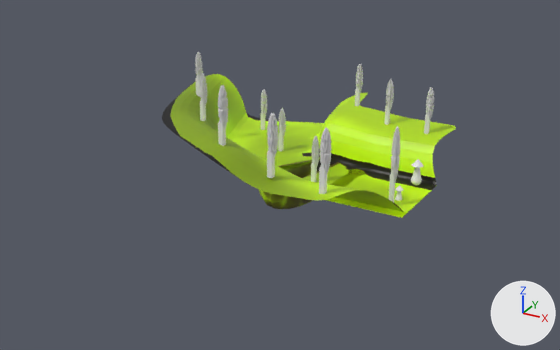
What one commit did to the Blender file raw/levels.blend.
One viewpoint serves both versions: a camera (50 mm lens) standing at (49.6, -131.6, 65.4) and looking at (-28.3, 10.2, -5.5). The lights are fixed; the arrows at lower right show +X, +Y and +Z.

Script lines for the objects in view, before the commit:
```python
ob_ground_visual = bpy.data.objects.new('ground_visual', me_ground)
ob_ground_visual.location = (0.0, 0.0, 0.0)
ob_ground_visual.scale = (7.18, 7.18, 13.6)
ob_tree = bpy.data.objects.new('Tree', None)
ob_tree.location = (-3.8, -18.2, 7.3)
ob_tree.scale = (0.259, 0.259, 0.259)
ob_tree_001 = bpy.data.objects.new('Tree.001', None)
ob_tree_001.location = (-15.0, -17.0, 7.7)
ob_tree_001.scale = (0.259, 0.259, 0.259)
ob_tree_002 = bpy.data.objects.new('Tree.002', None)
ob_tree_002.location = (-27.2, -14.4, 10.3)
ob_tree_002.scale = (0.259, 0.259, 0.259)
ob_tree_003 = bpy.data.objects.new('Tree.003', None)
ob_tree_003.location = (-38.0, -5.0, 11.0)
ob_tree_003.scale = (0.21, 0.21, 0.21)
ob_tree_005 = bpy.data.objects.new('Tree.005', None)
ob_tree_005.location = (3.0, 17.3, 8.2)
ob_tree_005.scale = (0.21, 0.21, 0.21)
ob_tree_010 = bpy.data.objects.new('Tree.010', None)
ob_tree_010.location = (-38.4, 20.5, 0.6)
ob_tree_010.scale = (0.21, 0.21, 0.21)
ob_tree_011 = bpy.data.objects.new('Tree.011', None)
ob_tree_011.location = (3.7, -3.5, 0.2)
ob_tree_011.scale = (0.21, 0.21, 0.34)
ob_treecol = bpy.data.objects.new('TreeCol', me_treecollision)
ob_treecol.location = (-0.323, -1.037, 0.241)
ob_treecol.scale = (2.02, 2.02, 1.0)
# also in view: 'ground_nav' at (-19.7, 11.3, 0.6)
```
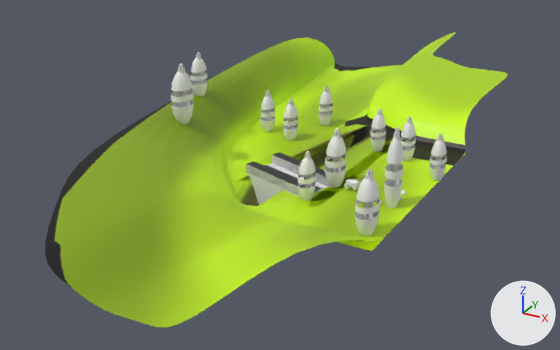
ob_empty_001 is not drawn itself; it is the parent of ob_tree_012, ob_selector.
ob_cart_1 is not drawn itself; it is the parent of ob_wheels, ob_wheels_001.
ob_cart_001 is not drawn itself; it is the parent of ob_cart_1, ob_slot1, ob_slot2, ob_slot3, ob_slot4, ob_slot5, ob_slot6, ob_slot7.

Pixel boxes (x1, y1, x2, y2) of what changed, in the pictures (560 x 350 px):
'ground_visual', rescaled (57% wider, 113% taller)
    before: (162, 74, 456, 212)
    after: (45, 32, 508, 327)
'ground_nav', rescaled
    before: (256, 122, 437, 218)
    after: (238, 65, 465, 251)
'BridgeFront', added
    after: (246, 152, 330, 205)
'Tree', reshaped, moved (86% wider)
    before: (319, 127, 332, 194)
    after: (355, 169, 380, 236)
'Tree.002', reshaped, moved (118% wider)
    before: (218, 85, 228, 146)
    after: (171, 63, 194, 124)
'Tree.011', reshaped (67% wider, 8% taller)
    before: (389, 126, 400, 203)
    after: (384, 126, 403, 209)
'Tree.005', reshaped, moved (73% wider)
    before: (424, 87, 434, 134)
    after: (429, 134, 447, 181)
'Tree.008', reshaped, moved
    before: (311, 136, 320, 182)
    after: (298, 151, 316, 201)
'Tree.003', reshaped, moved
    before: (199, 73, 207, 121)
    after: (283, 98, 298, 141)
'Tree.009', reshaped, moved
    before: (278, 108, 286, 151)
    after: (318, 86, 333, 126)
'Tree.004', reshaped
    before: (195, 52, 203, 97)
    after: (190, 52, 207, 96)
'Tree.010', reshaped, moved
    before: (260, 89, 267, 130)
    after: (260, 90, 275, 132)
'Cart', added
    after: (317, 179, 361, 190)

What changed in the scene script:
```text
Change col_guy:
    add col_guy.objects.link(ob_carryierguy)
    add col_guy.objects.link(ob_icosphere_001)
Change col_tree:
    remove col_tree.objects.link(ob_treecol)
    add col_tree.objects.link(ob_empty_001)
    add col_tree.objects.link(ob_selector)
Add col_cart:
    col_cart = bpy.data.collections.new('Cart')
    col_cart.instance_offset = (-70.0, 0.0, 0.0)
    col_cart.objects.link(ob_wheels)
    col_cart.objects.link(ob_cart_1)
    col_cart.objects.link(ob_wheels_001)
    col_cart.objects.link(ob_cart_001)
    col_cart.objects.link(ob_slot1)
    col_cart.objects.link(ob_slot2)
    col_cart.objects.link(ob_slot3)
    col_cart.objects.link(ob_slot4)
    col_cart.objects.link(ob_slot5)
    col_cart.objects.link(ob_slot6)
    col_cart.objects.link(ob_slot7)
Add col_bridgefront:
    col_bridgefront = bpy.data.collections.new('BridgeFront')
    col_bridgefront.instance_offset = (-30.0, 1.0, 0.0)
    col_bridgefront.objects.link(ob_bridge_front)
    col_bridgefront.objects.link(ob_bridge_front_col)
Change ob_ground_visual:
    ob_ground_visual.scale: (7.18, 7.18, 13.6) -> (7.18, 21.6, 13.6)
Change ob_ground_nav:
    ob_ground_nav.scale: (7.18, 7.18, 13.6) -> (7.18, 21.6, 13.6)
Change ob_tree:
    ob_tree.location: (-3.8, -18.2, 7.3) -> (4.0, -16.8, 0.7)
Change ob_tree_002:
    ob_tree_002.location: (-27.2, -14.4, 10.3) -> (-41.8, -7.1, 10.8)
Change ob_tree_003:
    ob_tree_003.location: (-38.0, -5.0, 11.0) -> (-30.2, 18.7, 0.2)
Change ob_tree_005:
    ob_tree_005.location: (3.0, 17.3, 8.2) -> (7.0, 13.4, 0.0)
Change ob_tree_008:
    ob_tree_008.location: (-14.4, -0.4, 0.2) -> (-12.3, -8.2, 0.1)
Change ob_tree_009:
    ob_tree_009.location: (-28.5, 11.3, 0.2) -> (-27.4, 31.6, 0.1)
Change ob_tree_010:
    ob_tree_010.location: (-38.4, 20.5, 0.6) -> (-37.3, 20.4, 0.5)
Remove ob_treecol:
    ob_treecol = bpy.data.objects.new('TreeCol', me_treecollision)
Add ob_icosphere_001:
    ob_icosphere_001 = bpy.data.objects.new('Icosphere.001', me_icosphere_1)  # an icosphere of 80 faces spanning x -3.28..3.28, y -3.45..3.45, z -3.45..3.45
    ob_icosphere_001.parent = ob_carryierguy
    ob_icosphere_001.location = (30.22, -0.087, 2.175)
Add ob_carryierguy:
    ob_carryierguy = bpy.data.objects.new('CarryierGuy', None)
    ob_carryierguy.location = (30.22, -0.087, 0.0)
Add ob_selector:
    ob_selector = bpy.data.objects.new('Selector', me_sphere)  # 964 vertices, 1024 faces; spans x -1.0..1.0, y -1.0..1.0, z -1.0..1.0
    ob_selector.parent = ob_empty_001
    ob_selector.location = (0.153, 0.0404, 18.57)
    ob_selector.scale = (7.86, 11.1, 23.2)
Add ob_empty_001:
    ob_empty_001 = bpy.data.objects.new('Empty.001', None)
    ob_empty_001.location = (0.153, 0.0404, 0.0)
Add ob_slot7:
    ob_slot7 = bpy.data.objects.new('slot7', me_cube_009)  # a box spanning x -1.0..1.0, y -1.0..1.0, z -1.0..1.0
    ob_slot7.parent = ob_cart_001
    ob_slot7.location = (-128.5, -16.3, 0.0)
Add ob_cart_001:
    ob_cart_001 = bpy.data.objects.new('Cart.001', None)
    ob_cart_001.location = (-70.0, 0.0, 0.0)
Add ob_slot6:
    ob_slot6 = bpy.data.objects.new('slot6', me_cube_009.copy())
    ob_slot6.parent = ob_cart_001
    ob_slot6.location = (-128.7, -1.006, 0.0)
Add ob_slot5:
    ob_slot5 = bpy.data.objects.new('slot5', me_cube_009.copy())
    ob_slot5.parent = ob_cart_001
    ob_slot5.location = (-127.7, 13.69, 0.0)
Add ob_slot4:
    ob_slot4 = bpy.data.objects.new('slot4', me_cube_009.copy())
    ob_slot4.parent = ob_cart_001
    ob_slot4.location = (-111.2, -0.966, 0.0)
Add ob_slot3:
    ob_slot3 = bpy.data.objects.new('slot3', me_cube_009.copy())
    ob_slot3.parent = ob_cart_001
    ob_slot3.location = (-112.4, 13.28, 0.0)
Add ob_slot2:
    ob_slot2 = bpy.data.objects.new('slot2', me_cube_009.copy())
    ob_slot2.parent = ob_cart_001
    ob_slot2.location = (-111.0, -16.18, 0.0)
Add ob_slot1:
    ob_slot1 = bpy.data.objects.new('slot1', me_cube_009.copy())
    ob_slot1.parent = ob_cart_001
    ob_slot1.location = (-94.1, 0.0, 0.0)
Add ob_wheels_001:
    ob_wheels_001 = bpy.data.objects.new('wheels.001', me_wheels_002)  # 120 vertices, 118 faces; spans x -10.0..10.1, y -4.2..4.2, z -4.9..4.9
    ob_wheels_001.parent = ob_cart_1
    ob_wheels_001.location = (-69.88, -8.094, 1.055)
Add ob_cart_1:
    ob_cart_1 = bpy.data.objects.new('cart', me_cart)  # 106 vertices, 104 faces; spans x -8.2..8.2, y -12.1..12.1, z -0.8..8.3
    ob_cart_1.parent = ob_cart_001
    ob_cart_1.location = (-70.0, 0.0, 0.0)
    ob_cart_1.rotation_euler = (0.0, 0.0, 1.571)  # degrees (0, 0, 90)
Add ob_wheels:
    ob_wheels = bpy.data.objects.new('wheels', me_wheels)  # 120 vertices, 118 faces; spans x -10.0..10.1, y -4.2..4.2, z -4.9..4.9
    ob_wheels.parent = ob_cart_1
    ob_wheels.location = (-69.88, 7.828, 1.055)
Add ob_bridge_front_col:
    ob_bridge_front_col = bpy.data.objects.new('bridge_front_col', me_bridge_front)  # 20 vertices, 13 faces; spans x -4.45..4.47, y -3.93..2.73, z -0.01..1.99
    ob_bridge_front_col.location = (-30.0, -1.633, 0.0)
Add ob_bridge_front:
    ob_bridge_front = bpy.data.objects.new('bridge_front', me_bridge_front_001)  # 28 vertices, 22 faces; spans x -4.5..4.5, y -6.48..0.0, z -9.0..1.99
    ob_bridge_front.location = (-30.0, 1.0, 0.0)
Add ob_cart:
    ob_cart = bpy.data.objects.new('Cart', None)
    ob_cart.location = (-6.0, -0.2, 1.0)
    ob_cart.scale = (0.115, 0.115, 0.115)
    ob_cart.instance_type = 'COLLECTION'
    ob_cart.instance_collection = col_cart
Add ob_bridgefront:
    ob_bridgefront = bpy.data.objects.new('BridgeFront', None)
    ob_bridgefront.location = (-27.4, 1.0, 0.2)
    ob_bridgefront.rotation_euler = (0.0, 0.0, 1.255)  # degrees (0, 0, 72)
    ob_bridgefront.scale = (1.06, 2.56, 1.0)
    ob_bridgefront.instance_type = 'COLLECTION'
    ob_bridgefront.instance_collection = col_bridgefront
```
